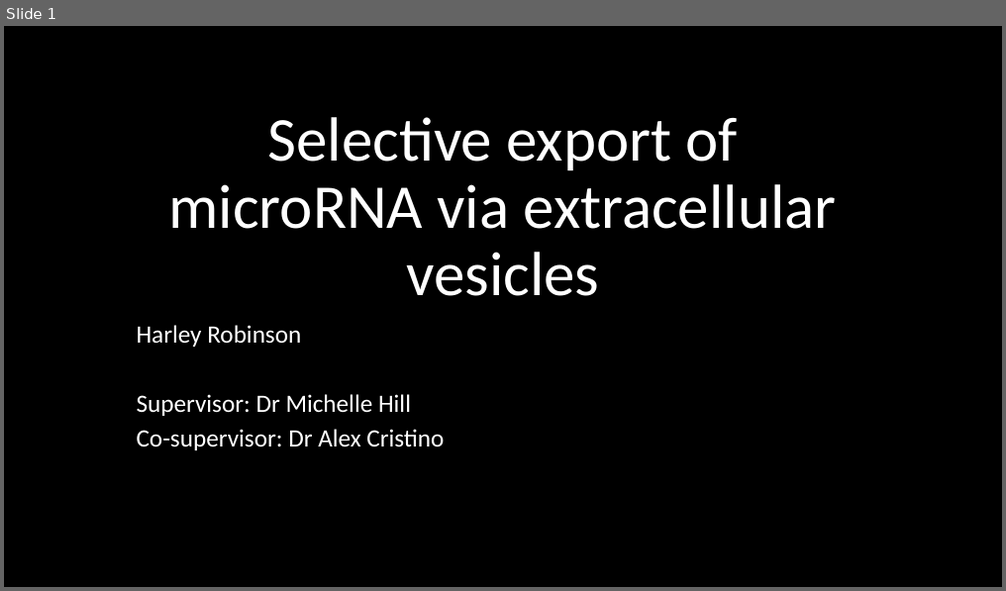
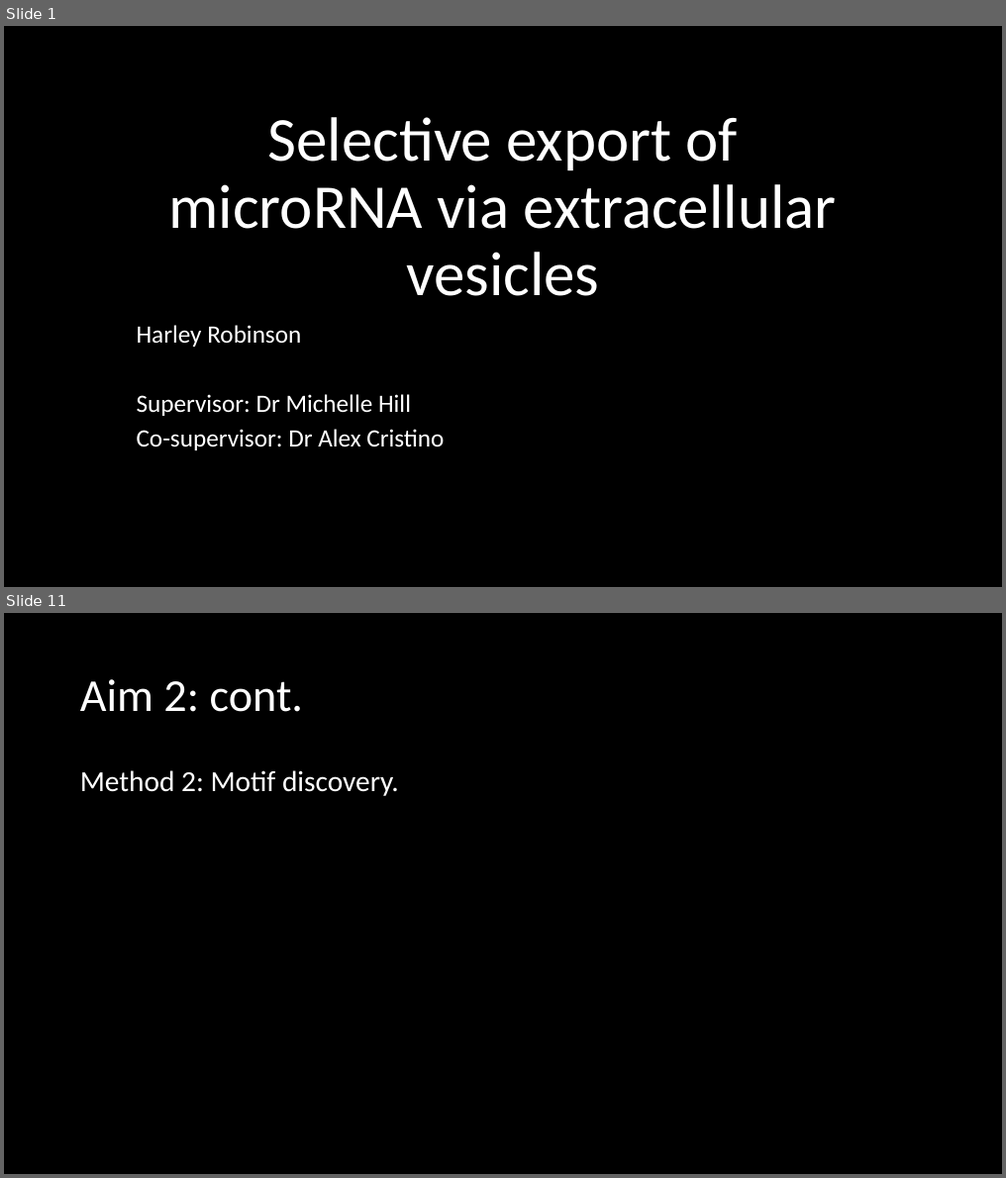
Before and after one commit to HarleyRobinson/Honours2, a slide deck: BackgroundInfo/Selective export of microRNA via extracellular vesicles.pptx. Shown one above the other, each under a label of ours: slide 1 before the commit, slides 1 and 11 after it; the slides between them are not shown. The pictures are 1006x591 and 1006x1178 pixels, drawn with LibreOffice and Linux fonts; fonts in the diff are those of the drawing; background and template pictures are left out. Boxes give left, top, right and bottom in pixels: in the first picture for what was removed or moved away, otherwise in the second. Text is boxed around its words. In the diff, an @@ line names an element or a change of style, - is before the commit and + after.

```diff
--- a/BackgroundInfo/Selective export of microRNA via extracellular vesicles.pptx
+++ b/BackgroundInfo/Selective export of microRNA via extracellular vesicles.pptx
@@ slide 11 added at box(4, 613, 1002, 1174), background #000000 @@
@@ title added at box(80, 679, 303, 712), 44 pt, text #FFFFFF @@
+Aim 2: cont.
@@ text added at box(80, 770, 399, 796), 28 pt, text #FFFFFF @@
+Method 2: Motif discovery.
```
Also in this commit, not shown: 7 slides changed, 5 other slides added, 2 slides removed, 7 other files.
